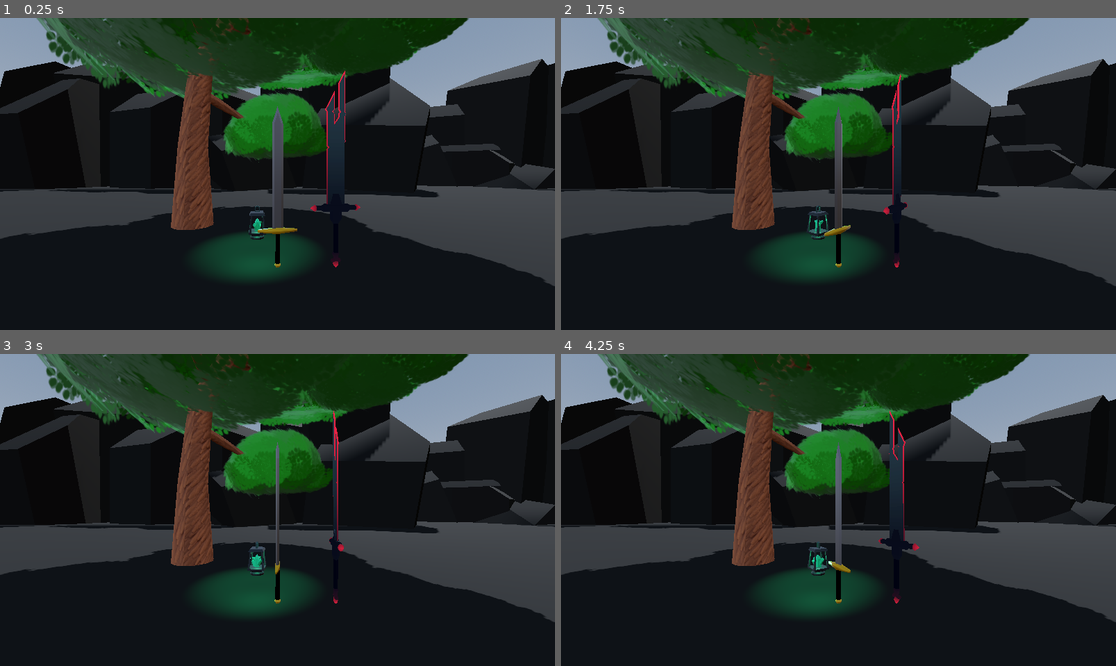
Above: before the commit, frames 1-4 (two rows, left to right).
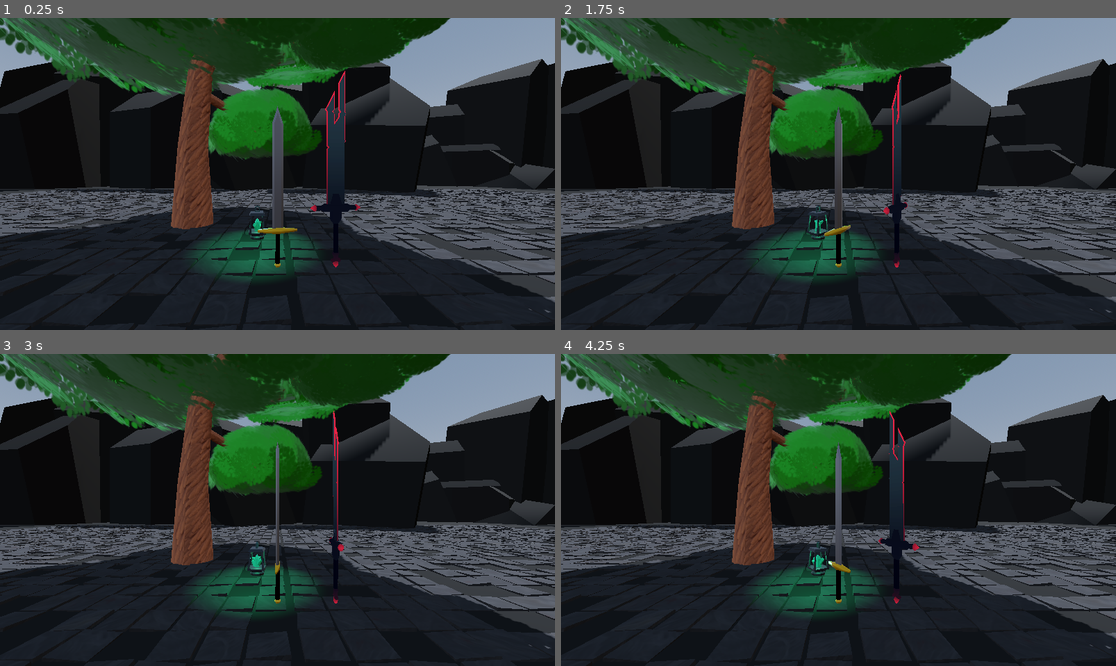
Above: after the commit, the same moments.

Repository: KameronHodge/KameronHodge.github.io
Game: Godot game, scene res://Scenes/display.tscn
The game is run twice, just before and just after one commit, with the same random seed, the same clock (stepped at 60 frames per second) and the same inputs.
Inputs:
- Up to frame 1 (0.25 s): no input
- Up to frame 2 (1.75 s): no input
- Up to frame 3 (3 s): no input
- Up to frame 4 (4.25 s): no input

The runs differ from the first frame. In frame 1, 19% of the frame differs, in the area x 0-100%, y 0-95%; in frame 2, 19%; in frame 3, 19%; in frame 4, 19%.

Commit message:
added tiles

Diff:
--- /dev/null
+++ b/project/webportfoliotest/Assets/Nature/Tree/tree_base.tscn
@@ -0,0 +1,22 @@
+[gd_scene load_steps=7 format=3 uid="uid://ddy54xq522bh5"]
+
+[ext_resource type="PackedScene" uid="uid://cl4jkchbwusm0" path="res://Assets/Nature/Tree/tree base.glb" id="1_vnnwt"]
+[ext_resource type="Texture2D" uid="uid://7p8b0enwxtgk" path="res://Assets/Nature/Tree/tree base_DefaultMaterial_BaseMap.png" id="2_bsrqd"]
+[ext_resource type="Texture2D" uid="uid://48gp4hcsjycx" path="res://Assets/Nature/Tree/tree base_DefaultMaterial_MaskMap.png" id="3_t1k0f"]
+[ext_resource type="Texture2D" uid="uid://dvqytyv3qejnd" path="res://Assets/Nature/Tree/tree base_DefaultMaterial_Normal.png" id="4_ka5uh"]
+[ext_resource type="PackedScene" uid="uid://cws21xujwmuny" path="res://Assets/Nature/Tree/tree canopy.glb" id="5_bsrqd"]
+
+[sub_resource type="StandardMaterial3D" id="StandardMaterial3D_gsayp"]
+albedo_texture = ExtResource("2_bsrqd")
+normal_enabled = true
+normal_scale = 0.48
+normal_texture = ExtResource("4_ka5uh")
+ao_enabled = true
+heightmap_texture = ExtResource("3_t1k0f")
+
+[node name="tree base" instance=ExtResource("1_vnnwt")]
+
+[node name="Vert_001" parent="." index="0"]
+surface_material_override/0 = SubResource("StandardMaterial3D_gsayp")
+
+[node name="tree canopy" parent="." index="1" instance=ExtResource("5_bsrqd")]
--- a/project/webportfoliotest/Scenes/display.tscn
+++ b/project/webportfoliotest/Scenes/display.tscn
@@ -2,11 +2,11 @@
 
 [ext_resource type="PackedScene" uid="uid://tgruy6eujs1q" path="res://Assets/Weapons/Sword/sword.tscn" id="1_odar2"]
 [ext_resource type="Script" uid="uid://c2d2k5lbn84e6" path="res://Scripts/RotateScript.gd" id="2_oe3w4"]
-[ext_resource type="PackedScene" uid="uid://6lkov81ery6l" path="res://Assets/Weapons/Sword/newsword.tscn" id="3_oe3w4"]
 [ext_resource type="PackedScene" uid="uid://dvkhfuq5mcrj1" path="res://Assets/Weapons/Sword/bettersword.tscn" id="4_us5k4"]
 [ext_resource type="PackedScene" uid="uid://1lmkqo8jtwpk" path="res://Assets/Nature/Rocks/low_poly_rock.tscn" id="5_xptpx"]
 [ext_resource type="PackedScene" uid="uid://byplahc050gsk" path="res://Assets/Lanterns/lantern.tscn" id="6_exjqb"]
-[ext_resource type="PackedScene" uid="uid://ddy54xq522bh5" path="res://tree_base.tscn" id="7_ieymp"]
+[ext_resource type="PackedScene" uid="uid://ddy54xq522bh5" path="res://Assets/Nature/Tree/tree_base.tscn" id="7_ieymp"]
+[ext_resource type="PackedScene" uid="uid://cj1o5ray7msud" path="res://Tiles/brokentiles.tscn" id="7_lc0ps"]
 
 [sub_resource type="ProceduralSkyMaterial" id="ProceduralSkyMaterial_ru5jf"]
 sky_horizon_color = Color(0.662243, 0.671743, 0.686743, 1)
@@ -43,10 +43,6 @@
 
 [node name="Camera3D" type="Camera3D" parent="."]
 transform = Transform3D(1, 0, 0, 0, 1, 0, 0, 0, 1, 0, 2.09605, 13.7431)
-
-[node name="newsword" parent="." instance=ExtResource("3_oe3w4")]
-transform = Transform3D(2.45084, 0, 0, 0, -1.07129e-07, 2.45084, 0, -2.45084, -1.07129e-07, -3.9205, 0.936775, 0)
-script = ExtResource("2_oe3w4")
 
 [node name="bettersword" parent="." instance=ExtResource("4_us5k4")]
 transform = Transform3D(3.43117, 0, 0, 0, 3.43117, 0, 0, 0, 3.43117, 3.93457, -0.185922, 0)
@@ -93,3 +89,101 @@
 
 [node name="tree base" parent="." instance=ExtResource("7_ieymp")]
 transform = Transform3D(-1.55729, -0.0184073, 1.9194, -0.0102188, 2.47169, 0.0154129, -1.91946, 0.00177546, -1.55732, -2.29211, -4.88951, -16.7062)
+
+[node name="Tiles" type="Node" parent="."]
+
+[node name="brokentiles" parent="Tiles" instance=ExtResource("7_lc0ps")]
+transform = Transform3D(1, 0, 0, 0, 1, 0, 0, 0, 1, 2.17622, -4.47482, -7.1983)
+
+[node name="brokentiles2" parent="Tiles" instance=ExtResource("7_lc0ps")]
+transform = Transform3D(1, 0, 0, 0, 1, 0, 0, 0, 1, 2.17622, -4.47482, 14.9077)
+
+[node name="brokentiles3" parent="Tiles" instance=ExtResource("7_lc0ps")]
+transform = Transform3D(-1, 0, 8.74228e-08, 0, 1, 0, -8.74228e-08, 0, -1, 44.1425, -4.47482, -4.83016)
+
+[node name="brokentiles4" parent="Tiles" instance=ExtResource("7_lc0ps")]
+transform = Transform3D(-1, 0, 8.74228e-08, 0, 1, 0, -8.74228e-08, 0, -1, 44.1425, -4.47482, -26.9362)
+
+[node name="brokentiles5" parent="Tiles" instance=ExtResource("7_lc0ps")]
+transform = Transform3D(-4.37114e-08, 0, -1, 0, 1, 0, 1, 0, -4.37114e-08, 68.6086, -4.47482, -26.9974)
+
+[node name="brokentiles6" parent="Tiles" instance=ExtResource("7_lc0ps")]
+transform = Transform3D(-4.37114e-08, 0, -1, 0, 1, 0, 1, 0, -4.37114e-08, 46.5026, -4.47482, -26.9974)
+
+[node name="brokentiles7" parent="Tiles" instance=ExtResource("7_lc0ps")]
+transform = Transform3D(1.31134e-07, 0, 1, 0, 1, 0, -1, 0, 1.31134e-07, 66.2404, -4.47482, 14.9689)
+
+[node name="brokentiles8" parent="Tiles" instance=ExtResource("7_lc0ps")]
+transform = Transform3D(1.31134e-07, 0, 1, 0, 1, 0, -1, 0, 1.31134e-07, 88.3464, -4.47482, 14.9689)
+
+[node name="brokentiles9" parent="Tiles" instance=ExtResource("7_lc0ps")]
+transform = Transform3D(-1, 0, 8.74228e-08, 0, 1, 0, -8.74228e-08, 0, -1, 88.4077, -4.47482, -49.1774)
+
+[node name="brokentiles10" parent="Tiles" instance=ExtResource("7_lc0ps")]
+transform = Transform3D(-1, 0, 8.74228e-08, 0, 1, 0, -8.74228e-08, 0, -1, 88.4077, -4.47482, -71.2834)
+
+[node name="brokentiles11" parent="Tiles" instance=ExtResource("7_lc0ps")]
+transform = Transform3D(1, 0, -1.74846e-07, 0, 1, 0, 1.74846e-07, 0, 1, 46.4413, -4.47482, -51.5455)
+
+[node name="brokentiles12" parent="Tiles" instance=ExtResource("7_lc0ps")]
+transform = Transform3D(1, 0, -1.74846e-07, 0, 1, 0, 1.74846e-07, 0, 1, 46.4413, -4.47482, -29.4395)
+
+[node name="brokentiles13" parent="Tiles" instance=ExtResource("7_lc0ps")]
+transform = Transform3D(1.31134e-07, 0, 1, 0, 1, 0, -1, 0, 1.31134e-07, 21.9753, -4.47482, -29.3783)
+
+[node name="brokentiles14" parent="Tiles" instance=ExtResource("7_lc0ps")]
+transform = Transform3D(1.31134e-07, 0, 1, 0, 1, 0, -1, 0, 1.31134e-07, 44.0813, -4.47482, -29.3783)
+
+[node name="brokentiles15" parent="Tiles" instance=ExtResource("7_lc0ps")]
+transform = Transform3D(-2.18557e-07, 0, -1, 0, 1, 0, 1, 0, -2.18557e-07, 24.3435, -4.47482, -71.3446)
+
+[node name="brokentiles16" parent="Tiles" instance=ExtResource("7_lc0ps")]
+transform = Transform3D(-2.18557e-07, 0, -1, 0, 1, 0, 1, 0, -2.18557e-07, 2.23745, -4.47482, -71.3446)
+
+[node name="brokentiles17" parent="Tiles" instance=ExtResource("7_lc0ps")]
+transform = Transform3D(-4.37114e-08, 0, -1, 0, 1, 0, 1, 0, -4.37114e-08, -64.5229, -4.47482, -71.3036)
+
+[node name="brokentiles18" parent="Tiles" instance=ExtResource("7_lc0ps")]
+transform = Transform3D(-4.37114e-08, 0, -1, 0, 1, 0, 1, 0, -4.37114e-08, -86.629, -4.47482, -71.3036)
+
+[node name="brokentiles19" parent="Tiles" instance=ExtResource("7_lc0ps")]
+transform = Transform3D(1.31134e-07, 0, 1, 0, 1, 0, -1, 0, 1.31134e-07, -66.8911, -4.47482, -29.3372)
+
+[node name="brokentiles20" parent="Tiles" instance=ExtResource("7_lc0ps")]
+transform = Transform3D(1.31134e-07, 0, 1, 0, 1, 0, -1, 0, 1.31134e-07, -44.7851, -4.47482, -29.3372)
+
+[node name="brokentiles21" parent="Tiles" instance=ExtResource("7_lc0ps")]
+transform = Transform3D(-1, 0, 8.74228e-08, 0, 1, 0, -8.74228e-08, 0, -1, -44.7239, -4.47482, -4.8712)
+
+[node name="brokentiles22" parent="Tiles" instance=ExtResource("7_lc0ps")]
+transform = Transform3D(-1, 0, 8.74228e-08, 0, 1, 0, -8.74228e-08, 0, -1, -44.7239, -4.47482, -26.9772)
+
+[node name="brokentiles23" parent="Tiles" instance=ExtResource("7_lc0ps")]
+transform = Transform3D(1, 0, -1.74846e-07, 0, 1, 0, 1.74846e-07, 0, 1, -86.6902, -4.47482, -7.23934)
+
+[node name="brokentiles24" parent="Tiles" instance=ExtResource("7_lc0ps")]
+transform = Transform3D(1, 0, -1.74846e-07, 0, 1, 0, 1.74846e-07, 0, 1, -86.6902, -4.47482, 14.8667)
+
+[node name="brokentiles25" parent="Tiles" instance=ExtResource("7_lc0ps")]
+transform = Transform3D(1.31134e-07, 0, 1, 0, 1, 0, -1, 0, 1.31134e-07, -22.5439, -4.47482, 14.9279)
+
+[node name="brokentiles26" parent="Tiles" instance=ExtResource("7_lc0ps")]
+transform = Transform3D(1.31134e-07, 0, 1, 0, 1, 0, -1, 0, 1.31134e-07, -0.437882, -4.47482, 14.9279)
+
+[node name="brokentiles27" parent="Tiles" instance=ExtResource("7_lc0ps")]
+transform = Transform3D(-2.18557e-07, 0, -1, 0, 1, 0, 1, 0, -2.18557e-07, -20.1757, -4.47482, -27.0384)
+
+[node name="brokentiles28" parent="Tiles" instance=ExtResource("7_lc0ps")]
+transform = Transform3D(-2.18557e-07, 0, -1, 0, 1, 0, 1, 0, -2.18557e-07, -42.2817, -4.47482, -27.0384)
+
+[node name="brokentiles29" parent="Tiles" instance=ExtResource("7_lc0ps")]
+transform = Transform3D(1, 0, -1.74846e-07, 0, 1, 0, 1.74846e-07, 0, 1, -42.343, -4.47482, -51.5045)
+
+[node name="brokentiles30" parent="Tiles" instance=ExtResource("7_lc0ps")]
+transform = Transform3D(1, 0, -1.74846e-07, 0, 1, 0, 1.74846e-07, 0, 1, -42.343, -4.47482, -29.3985)
+
+[node name="brokentiles31" parent="Tiles" instance=ExtResource("7_lc0ps")]
+transform = Transform3D(-1, 0, 2.62268e-07, 0, 1, 0, -2.62268e-07, 0, -1, -0.37666, -4.47482, -49.1363)
+
+[node name="brokentiles32" parent="Tiles" instance=ExtResource("7_lc0ps")]
+transform = Transform3D(-1, 0, 2.62268e-07, 0, 1, 0, -2.62268e-07, 0, -1, -0.376657, -4.47482, -71.2423)
--- /dev/null
+++ b/project/webportfoliotest/Tiles/brokentiles.tscn
@@ -0,0 +1,15 @@
+[gd_scene load_steps=5 format=3 uid="uid://cj1o5ray7msud"]
+
+[ext_resource type="PackedScene" uid="uid://d01veeexgdo1y" path="res://Tiles/brokentiles.glb" id="1_ceud8"]
+[ext_resource type="Texture2D" uid="uid://dbsigltkigrr2" path="res://Tiles/DefaultMaterial_BaseColor.png" id="2_w71m8"]
+[ext_resource type="Texture2D" uid="uid://c3g6ybdfrtfi6" path="res://Tiles/DefaultMaterial_Normal.png" id="4_xsxsd"]
+
+[sub_resource type="StandardMaterial3D" id="StandardMaterial3D_afpd3"]
+albedo_color = Color(0.400698, 0.400698, 0.400698, 1)
+albedo_texture = ExtResource("2_w71m8")
+normal_texture = ExtResource("4_xsxsd")
+
+[node name="brokentiles" instance=ExtResource("1_ceud8")]
+
+[node name="Cube_043" parent="." index="0"]
+surface_material_override/0 = SubResource("StandardMaterial3D_afpd3")
--- a/project/webportfoliotest/project.godot
+++ b/project/webportfoliotest/project.godot
@@ -20,7 +20,8 @@
 "res://Assets/": "red",
 "res://Assets/Weapons/Sword/Textures/": "yellow",
 "res://Scenes/": "teal",
-"res://Scripts/": "blue"
+"res://Scripts/": "blue",
+"res://Tiles/": "purple"
 }
 
 [rendering]
--- a/project/webportfoliotest/tree_base.tscn
+++ /dev/null
@@ -1,23 +0,0 @@
-[gd_scene load_steps=7 format=3 uid="uid://ddy54xq522bh5"]
-
-[ext_resource type="PackedScene" uid="uid://cl4jkchbwusm0" path="res://tree base.glb" id="1_vnnwt"]
-[ext_resource type="Texture2D" uid="uid://7p8b0enwxtgk" path="res://tree base_DefaultMaterial_BaseMap.png" id="2_bsrqd"]
-[ext_resource type="Texture2D" uid="uid://48gp4hcsjycx" path="res://tree base_DefaultMaterial_MaskMap.png" id="3_t1k0f"]
-[ext_resource type="Texture2D" uid="uid://dvqytyv3qejnd" path="res://tree base_DefaultMaterial_Normal.png" id="4_ka5uh"]
-[ext_resource type="PackedScene" uid="uid://cws21xujwmuny" path="res://tree canopy.glb" id="5_bsrqd"]
-
-[sub_resource type="StandardMaterial3D" id="StandardMaterial3D_gsayp"]
-albedo_texture = ExtResource("2_bsrqd")
-normal_enabled = true
-normal_scale = 0.48
-normal_texture = ExtResource("4_ka5uh")
-ao_enabled = true
-heightmap_texture = ExtResource("3_t1k0f")
-
-[node name="tree base" instance=ExtResource("1_vnnwt")]
-
-[node name="Vert_001" parent="." index="0"]
-surface_material_override/0 = SubResource("StandardMaterial3D_gsayp")
-
-[node name="tree canopy" parent="." index="1" instance=ExtResource("5_bsrqd")]
-transform = Transform3D(1, 0, 0, 0, 1, 0, 0, 0, 1, -0.0364151, 0, 1.22145)
Renamed: project/webportfoliotest/tree base.glb -> project/webportfoliotest/Assets/Nature/Tree/tree base.glb
Not shown, added: project/webportfoliotest/Assets/Nature/Tree/tree base.glb.import
Renamed: project/webportfoliotest/tree base_DefaultMaterial_BaseMap.png -> project/webportfoliotest/Assets/Nature/Tree/tree base_DefaultMaterial_BaseMap.png
Not shown, added: project/webportfoliotest/Assets/Nature/Tree/tree base_DefaultMaterial_BaseMap.png.import
Renamed: project/webportfoliotest/tree base_DefaultMaterial_MaskMap.png -> project/webportfoliotest/Assets/Nature/Tree/tree base_DefaultMaterial_MaskMap.png
Not shown, added: project/webportfoliotest/Assets/Nature/Tree/tree base_DefaultMaterial_MaskMap.png.import
Renamed: project/webportfoliotest/tree base_DefaultMaterial_Normal.png -> project/webportfoliotest/Assets/Nature/Tree/tree base_DefaultMaterial_Normal.png
Not shown, added: project/webportfoliotest/Assets/Nature/Tree/tree base_DefaultMaterial_Normal.png.import
Renamed: project/webportfoliotest/tree canopy.glb -> project/webportfoliotest/Assets/Nature/Tree/tree canopy.glb
Not shown, changed: project/webportfoliotest/Assets/Nature/Tree/tree canopy.glb.import
Renamed: project/webportfoliotest/tree canopy_leaftexture.png -> project/webportfoliotest/Assets/Nature/Tree/tree canopy_leaftexture.png
Not shown, changed: project/webportfoliotest/Assets/Nature/Tree/tree canopy_leaftexture.png.import
(and 16 more such lines)
